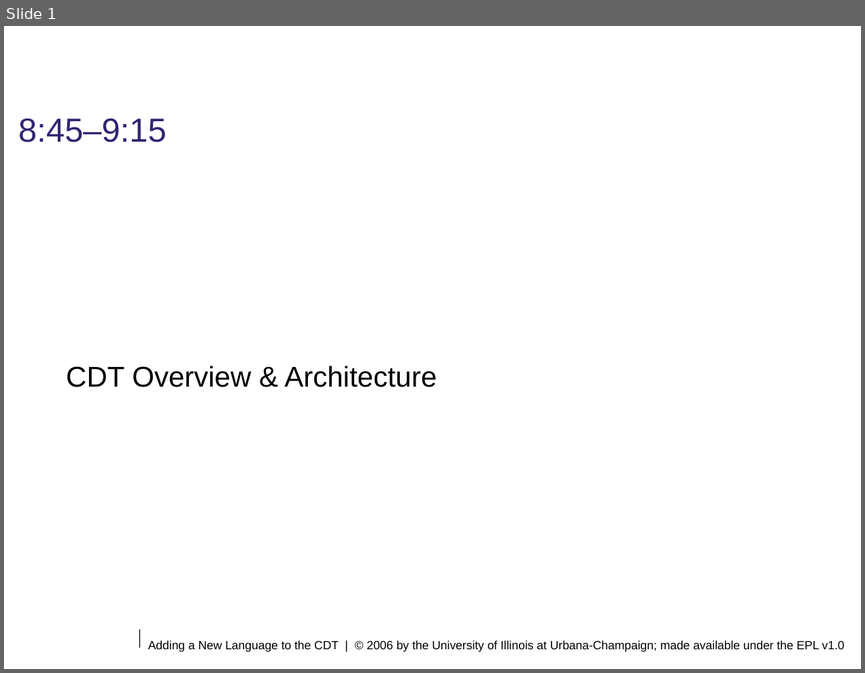
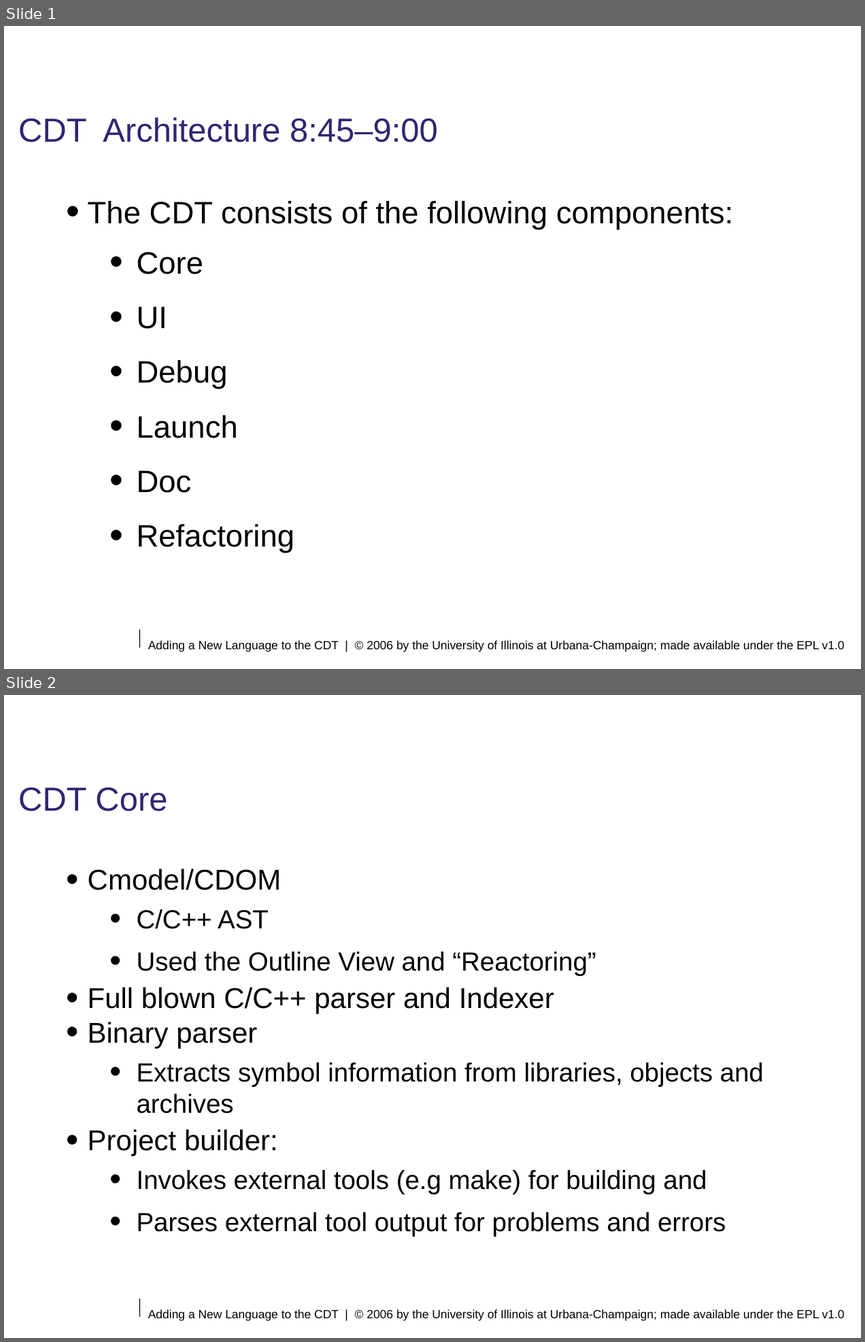
Before and after one commit to eclipse-ptp/ptp.photran, a slide deck: org.eclipse.photran-dev-docs/eclipsecon-2006/cdt-overview-architecture.odp. Shown one above the other, each under a label of ours: slide 1 before the commit, slides 1 and 2 after it. The pictures are 865x673 and 865x1342 pixels, drawn with LibreOffice and Linux fonts; fonts in the diff are those of the drawing; background and template pictures are left out. Boxes give left, top, right and bottom in pixels: in the first picture for what was removed or moved away, otherwise in the second. Text is boxed around its words. In the diff, an @@ line names an element or a change of style, - is before the commit and + after.

```diff
--- a/org.eclipse.photran-dev-docs/eclipsecon-2006/cdt-overview-architecture.odp
+++ b/org.eclipse.photran-dev-docs/eclipsecon-2006/cdt-overview-architecture.odp
@@ slide 2 added at [4, 695, 861, 1338], background #FFFFFF; not listed: 2 template elements that a slide beside it also shows @@
@@ title added at [18, 787, 167, 811], 28 pt, text #2F2672 @@
+CDT Core
@@ text added at [88, 868, 764, 1236], 22 pt, text #000000 @@
+• Cmodel/CDOM
+  • C/C++ AST
+  • Used the Outline View and “Reactoring”
+• Full blown C/C++ parser and Indexer
+• Binary parser
+  • Extracts symbol information from libraries, objects and archives
+• Project builder:
+  • Invokes external tools (e.g make) for building and
+  • Parses external tool output for problems and errors
@@ slide 1 changed as well @@
@@ title at [18, 117, 438, 142]: text changed @@
-8:45–9:15
+CDT Architecture 8:45–9:00
@@ text "The CDT consists of the ..." at [88, 201, 733, 552]: vertical alignment middle to top @@
@@ text at [88, 201, 733, 552]: text changed; size 24 to 26 pt @@
-CDT Overview & Architecture
+• The CDT consists of the following components:
+  • Core
+  • UI
+  • Debug
+  • Launch
+  • Doc
+  • Refactoring
```
Also in this commit, not shown: 4 other slides added, 1 other file.
